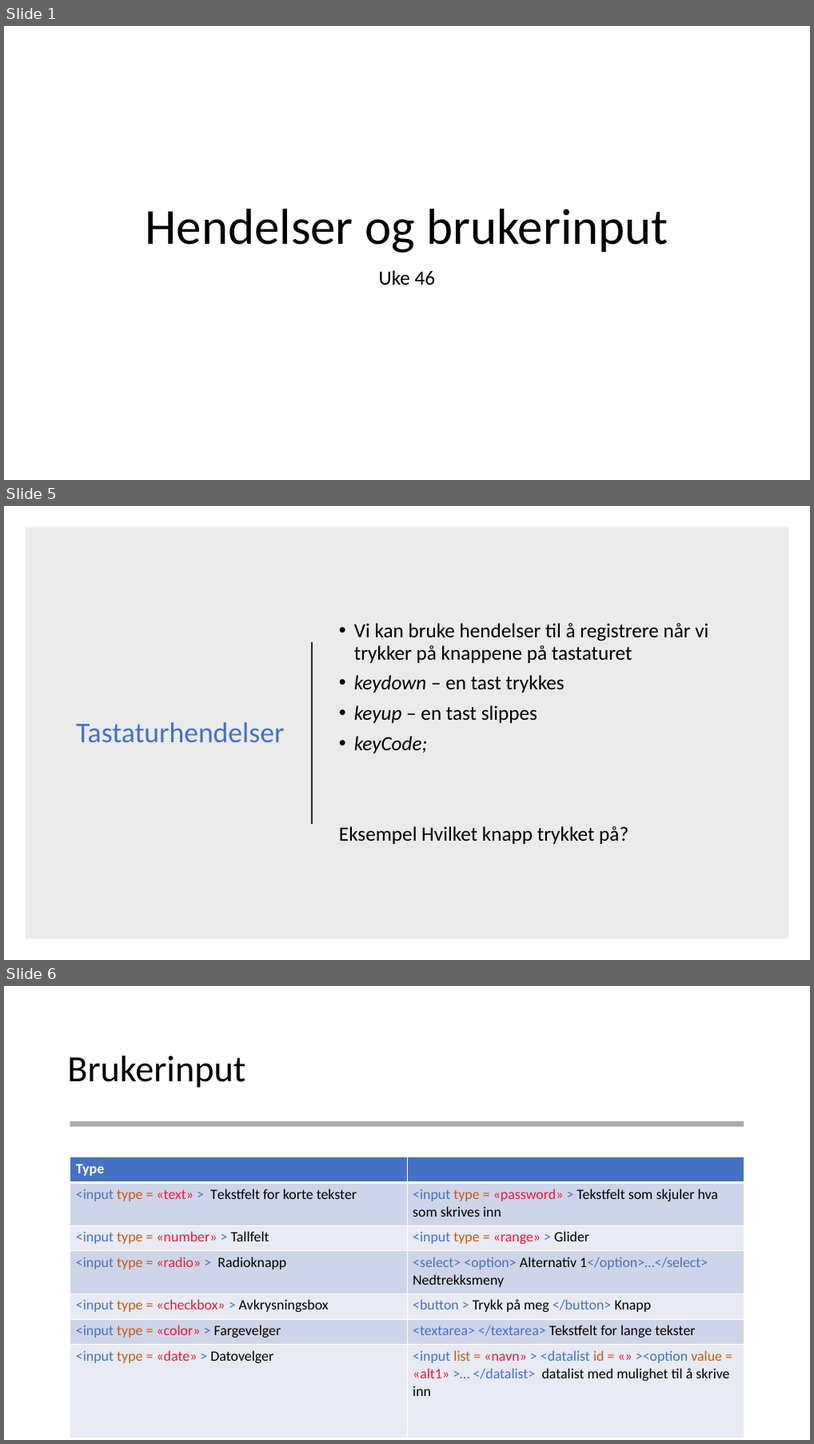
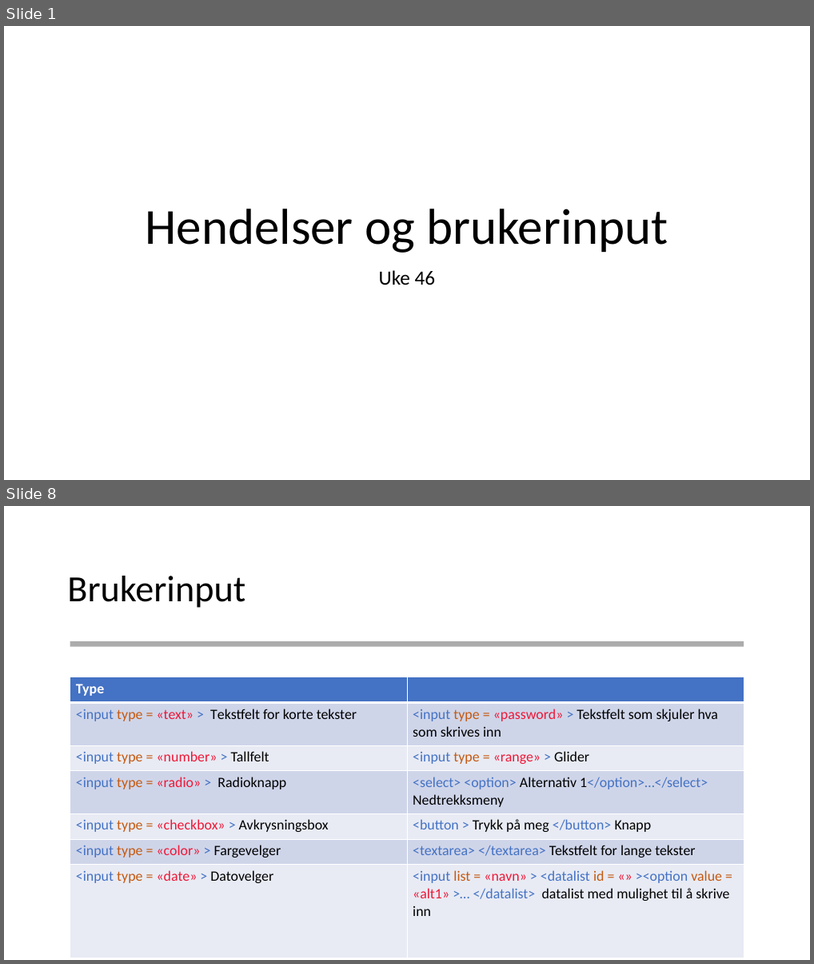
Before and after one commit to AizanM/IT2, a slide deck: Uke 46/Uke 46 Hendelser.pptx. Shown one above the other, each under a label of ours: slides 1, 5 and 6 before the commit, slides 1 and 8 after it; the slides between them are not shown. The pictures are 814x1444 and 814x964 pixels, drawn with LibreOffice and Linux fonts; fonts in the diff are those of the drawing. Boxes give left, top, right and bottom in pixels: in the first picture for what was removed or moved away, otherwise in the second. Text is boxed around its words. In the diff, an @@ line names an element or a change of style, - is before the commit and + after.

```diff
--- a/Uke 46/Uke 46 Hendelser.pptx
+++ b/Uke 46/Uke 46 Hendelser.pptx
@@ slide 5 removed at (4, 506, 810, 960), background #FFFFFF @@
@@ rectangle removed at (25, 527, 790, 939) @@
@@ text removed at (339, 623, 709, 844) @@
-• Vi kan bruke hendelser til å registrere når vi trykker på knappene på tastaturet
-• keydown – en tast trykkes
-• keyup – en tast slippes
-• keyCode;
-Eksempel Hvilket knapp trykket på?
@@ line removed from (312, 642) to (312, 824) @@
@@ title removed at (76, 722, 284, 743) @@
-Tastaturhendelser
@@ what was slide 6 is now slide 8 @@
```
Also in this commit, not shown: 3 slides changed, 8 slides added, 2 other slides removed, 31 other files.
